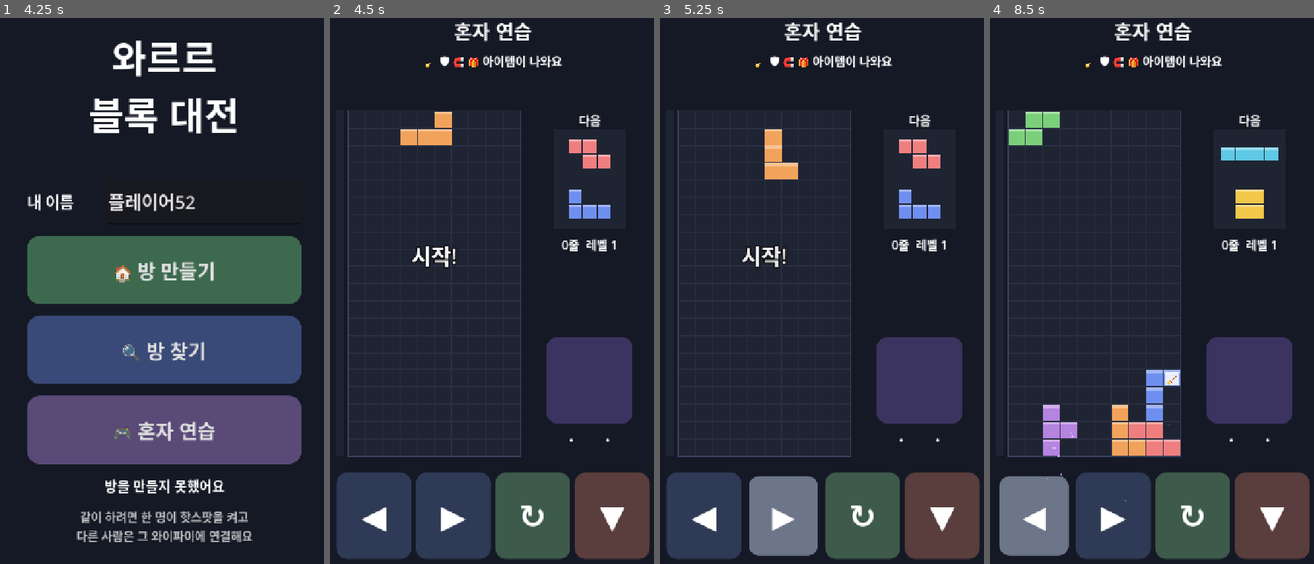
Above: before the commit, frames 1-4 (left to right).
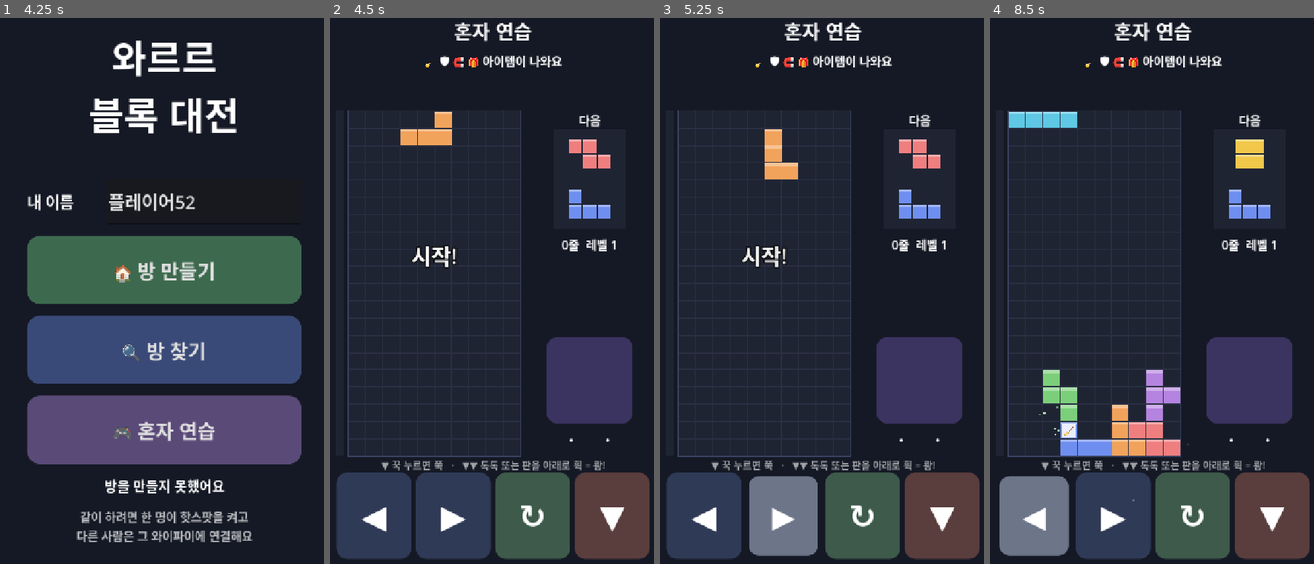
Above: after the commit, the same moments.

Repository: tommyhj217/block_game
Game: Godot game, scene res://scenes/lobby.tscn
The game is run twice, just before and just after one commit, with the same random seed, the same clock (stepped at 60 frames per second) and the same inputs.
Inputs (mouse positions are in pixels of both pictures, inside the frame that each line leads up to):
- Up to frame 1 (4.25 s): click "🏠 방 만들기" at 0.5 s; click "🔍 방 찾기" at 1.25 s; click (116, 394) at 2.02 s; type "12" at 2.1 s; click "연결" at 2.75 s; click "뒤로" at 3.5 s
- Up to frame 2 (4.5 s): click "🎮 혼자 연습" at 4.25 s
- Up to frame 3 (5.25 s): tap Enter at 5 s; move the mouse to (896, 252) at 5.02 s; hold Right from 5.03 s (still down); tap X at 5.1 s; click (896, 252) at 5.17 s
- Up to frame 4 (8.5 s): tap Space at 5.27, 6.5, 8, 8.27 s; release Right at 5.75 s; drag from (1087, 312) to (1135, 400) at 5.77 s; move the mouse to (1187, 154) at 6.52 s; hold Right 6.53-7.25 s; tap X at 6.6, 8.1 s; tap Enter at 7.25 s; drag from (1135, 400) to (1054, 192) at 7.27 s; move the mouse to (1252, 367) at 8.02 s; hold Left from 8.03 s (still down)

Frame 1 is identical in both runs. In frame 2, 0.6% of the frame differs, in the area x 15-85%, y 81-83%; in frame 3, 0.6%; in frame 4, 5.2%, in the area x 5-90%, y 17-89%.

Commit message:
▼ 조작 바꾸기: 한 번 = 한 칸, 꾹 = 쭉, 톡톡 두 번 또는 판을 아래로 휙 = 쾅
- 첫 톡 뒤 ▼가 금색 ⤓로 바뀌어 다음 톡이 쾅임을 보여 줌
- 쾅 직후 잠깐 ▼ 무시, ▼를 누른 채 새 블록이 나오면 다시 눌러야 내려감 (실수 방지)
- 버튼 위에 사용법 한 줄

Co-Authored-By: Claude Opus 5.5 <noreply@anthropic.com>

Diff:
--- a/scripts/config.gd
+++ b/scripts/config.gd
@@ -24,7 +24,13 @@
 # ─── 버튼을 누르고 있을 때 반복 이동 ───
 const MOVE_REPEAT_DELAY := 0.17  # 처음 누르고 반복이 시작되기까지(초)
 const MOVE_REPEAT_RATE := 0.05   # 반복할 때 한 칸 움직이는 간격(초)
-const DROP_HOLD_TIME := 0.18     # ⬇ 버튼을 이 시간(초)보다 짧게 누르면 바로 떨어뜨리기, 길게 누르면 누르는 동안 내려가기
+# ▼ 버튼은 ◀ ▶ 와 똑같이 동작한다: 한 번 누르면 한 칸, 누르고 있으면 쭉.
+# 바닥까지 쾅(되돌릴 수 없는 동작)은 실수로 안 나오게 "톡톡 두 번" 또는 "판을 아래로 휙"으로만 한다.
+const SOFT_DROP_DELAY := 0.15    # ▼를 누르고 이 시간(초)이 지나면 쭉 내려가기 시작
+const DOUBLE_TAP_TIME := 0.3     # ▼를 이 시간(초) 안에 두 번 누르면 바닥까지 쾅
+const DROP_COOLDOWN := 0.25      # 쾅 한 뒤 이 시간(초) 동안은 ▼를 무시 (다음 블록까지 실수로 떨어뜨리지 않게)
+const SWIPE_MIN_DISTANCE := 110.0  # 판 위에서 아래로 이만큼(px) 이상
+const SWIPE_MAX_TIME := 0.3        # 이 시간(초) 안에 휙 쓸면 쾅
 
 # ─── 손맛 (연출) ───
 const VIBRATION := true          # 폰 진동 쓰기
--- a/scripts/game.gd
+++ b/scripts/game.gd
@@ -35,7 +35,11 @@
 var _touch_owner := {}   # 손가락 번호 → 누르고 있는 버튼 이름
 var held := {"left": false, "right": false, "down": false}
 var _repeat := {"left": 0.0, "right": 0.0}
-var _down_time := 0.0    # ⬇ 버튼을 누르고 있는 시간 (짧으면 쾅, 길면 천천히 내리기)
+var _down_time := 0.0          # ▼ 버튼을 누르고 있는 시간
+var _down_last_press := -10.0  # ▼를 마지막으로 누른 시각(초). 두 번 누르기 판단에 씀
+var _down_block_until := 0.0   # 이 시각까지는 ▼를 무시 (쾅 직후 실수 방지)
+var _down_need_release := false  # 새 블록이 나왔는데 ▼를 계속 누르고 있으면, 손을 뗐다 다시 눌러야 내려간다
+var _swipes := {}              # 판 위 손가락 번호 → {"pos": 시작 위치, "time": 시작 시각}
 
 # 상대 판: 아이디 → {"view": BoardView, "label": Label, "button": Button}
 var opponents := {}
@@ -153,13 +157,19 @@
 		slot.horizontal_alignment = HORIZONTAL_ALIGNMENT_CENTER
 		item_slots.append(slot)
 
-	# 조작 버튼 4개: ◀ ▶ ↻ ▼ (▼는 짧게 누르면 쾅, 길게 누르면 누르는 동안 내려감)
+	# 조작 버튼 4개: ◀ ▶ ↻ ▼ (▼: 한 번 = 한 칸, 꾹 = 쭉, 톡톡 = 쾅)
 	var names := ["left", "right", "rotate", "down"]
 	var icons := ["◀", "▶", "↻", "▼"]
 	var colors := [Color("#2f3a56"), Color("#2f3a56"), Color("#3d5a4a"), Color("#5a3d3d")]
 	for i in range(names.size()):
 		var rect := Rect2(Vector2(14 + i * (PAD_SIZE.x + PAD_GAP), PAD_TOP), PAD_SIZE)
 		_add_pad(names[i], rect, icons[i], colors[i])
+
+	# 버튼 바로 위 작은 사용법 안내
+	var how := _make_label("▼ 꾹 누르면 쭉   ·   ▼▼ 톡톡 또는 판을 아래로 휙 = 쾅!", 22,
+			Vector2(0, PAD_TOP - 34), Vector2(720, 30))
+	how.horizontal_alignment = HORIZONTAL_ALIGNMENT_CENTER
+	how.modulate = Color(1, 1, 1, 0.6)
 
 	# 화면 가운데에 잠깐 뜨는 안내 글
 	toast_label = _make_label("", 48, Vector2(BOARD_RECT.position.x, 520), Vector2(BOARD_RECT.size.x, 120))
@@ -286,9 +296,25 @@
 			if pad_name != "":
 				_touch_owner[event.index] = pad_name
 				_pad_down(pad_name)
-		elif _touch_owner.has(event.index):
-			_pad_up(_touch_owner[event.index])
-			_touch_owner.erase(event.index)
+			elif _on_my_board(event.position):
+				# 판 위에서 손가락이 닿음: 아래로 휙 쓸어내리는지 지켜본다
+				_swipes[event.index] = {"pos": event.position, "time": _now()}
+		else:
+			if _touch_owner.has(event.index):
+				_pad_up(_touch_owner[event.index])
+				_touch_owner.erase(event.index)
+			_swipes.erase(event.index)
+	elif event is InputEventScreenDrag and _swipes.has(event.index):
+		# 빠르게 아래로 충분히 쓸었으면 쾅 (옆으로 더 많이 움직였으면 무시)
+		var s: Dictionary = _swipes[event.index]
+		var d: Vector2 = event.position - s["pos"]
+		if _now() - s["time"] > Config.SWIPE_MAX_TIME:
+			_swipes.erase(event.index)  # 너무 천천히 움직이면 휙이 아님
+		elif d.y >= Config.SWIPE_MIN_DISTANCE and d.y > absf(d.x) * 1.5:
+			_swipes.erase(event.index)
+			if not finished and not board.game_over and _now() >= _down_block_until:
+				_down_block_until = _now() + Config.DROP_COOLDOWN
+				_hard_drop()
 	elif event is InputEventScreenDrag:
 		# 손가락이 ◀ ▶ 버튼 밖으로 나가면 뗀 것으로 본다
 		if _touch_owner.has(event.index):
@@ -309,6 +335,16 @@
 			_pad_down(map[event.keycode])
 		else:
 			_pad_up(map[event.keycode])
+
+
+# 지금 시각(초). 두 번 누르기나 휙 판단에 쓴다.
+func _now() -> float:
+	return Time.get_ticks_msec() / 1000.0
+
+
+# 화면 위치가 내 판 위인지 (조금 넉넉하게)
+func _on_my_board(pos: Vector2) -> bool:
+	return Rect2(stage.position + BOARD_RECT.position, BOARD_RECT.size).grow(20).has_point(pos)
 
 
 func _pad_at(pos: Vector2) -> String:
@@ -333,9 +369,26 @@
 			_repeat["right"] = 0.0
 			_move(1)
 		"down":
-			# 아직 정하지 않음: 손을 빨리 떼면 쾅, 오래 누르면 천천히 내리기
+			var now := _now()
+			if now < _down_block_until:
+				return  # 방금 쾅 했음: 실수로 다음 블록까지 내리지 않게 잠깐 무시
+			if now - _down_last_press <= Config.DOUBLE_TAP_TIME:
+				# 톡톡 두 번 → 바닥까지 쾅
+				_down_last_press = -10.0
+				_down_block_until = now + Config.DROP_COOLDOWN
+				held["down"] = false
+				_hard_drop()
+				return
+			# 한 번 → 한 칸 내려가고, 계속 누르고 있으면 잠시 뒤부터 쭉
+			_down_last_press = now
 			held["down"] = true
+			_down_need_release = false
 			_down_time = 0.0
+			if board.try_move(0, 1):
+				fall_timer = 0.0
+				Sfx.play("move", 0.8, -6.0)
+				state_dirty = true
+				_refresh_board()
 		"rotate":
 			if board.try_rotate(1):
 				Sfx.play("rotate")
@@ -348,12 +401,8 @@
 
 func _pad_up(pad_name: String) -> void:
 	_set_pad_look(pad_name, false)
-	if pad_name == "down" and held["down"]:
-		held["down"] = false
-		# 짧게 눌렀다 뗐으면 바닥까지 쾅
-		if _down_time < Config.DROP_HOLD_TIME and not finished and not board.game_over:
-			_hard_drop()
-		return
+	if pad_name == "down":
+		_down_need_release = false
 	if held.has(pad_name):
 		held[pad_name] = false
 
@@ -437,11 +486,12 @@
 				_repeat[dir_name] -= Config.MOVE_REPEAT_RATE
 				_move(-1 if dir_name == "left" else 1)
 
-	# ▼ 를 길게 누르고 있으면 빠르게 내려간다
+	# ▼ 를 누르고 있으면 잠시 뒤부터 빠르게 쭉 내려간다
 	var soft := false
-	if held["down"]:
+	if held["down"] and not _down_need_release:
 		_down_time += delta
-		soft = _down_time >= Config.DROP_HOLD_TIME
+		soft = _down_time >= Config.SOFT_DROP_DELAY
+	_update_down_icon()
 
 	# 중력: 시간이 되면 한 칸 내려간다
 	var interval := _fall_interval()
@@ -465,6 +515,17 @@
 			_after_lock(board.lock_piece())
 	else:
 		lock_timer = 0.0
+
+
+# ▼를 한 번 누른 직후(두 번째 누르면 쾅이 되는 동안)에는 버튼 그림을 ⤓ 금색으로 바꿔
+# "지금 한 번 더 누르면 쾅"이라는 것을 눈으로 알려 준다.
+func _update_down_icon() -> void:
+	var label: Label = pads["down"]["label"]
+	var armed: bool = not held["down"] and _now() - _down_last_press <= Config.DOUBLE_TAP_TIME
+	var text := "⤓" if armed else "▼"
+	if label.text != text:
+		label.text = text
+		label.add_theme_color_override("font_color", Color("#ffd84a") if armed else Color.WHITE)
 
 
 # 지금 한 칸 떨어지는 데 걸리는 시간. 레벨이 오르면 빨라지고, ⚡ 를 맞으면 더 빨라진다.
@@ -640,6 +701,9 @@
 	fall_timer = 0.0
 	lock_timer = 0.0
 	lock_resets = 0
+	# ▼를 누른 채로 새 블록이 나오면, 새 블록은 손을 뗐다 다시 눌러야 내려간다 (모르고 내려가는 것 방지)
+	if held["down"]:
+		_down_need_release = true
 	if not board.spawn():
 		_refresh_board()
 		_i_lost()
Not shown, changed: CLAUDE.md
